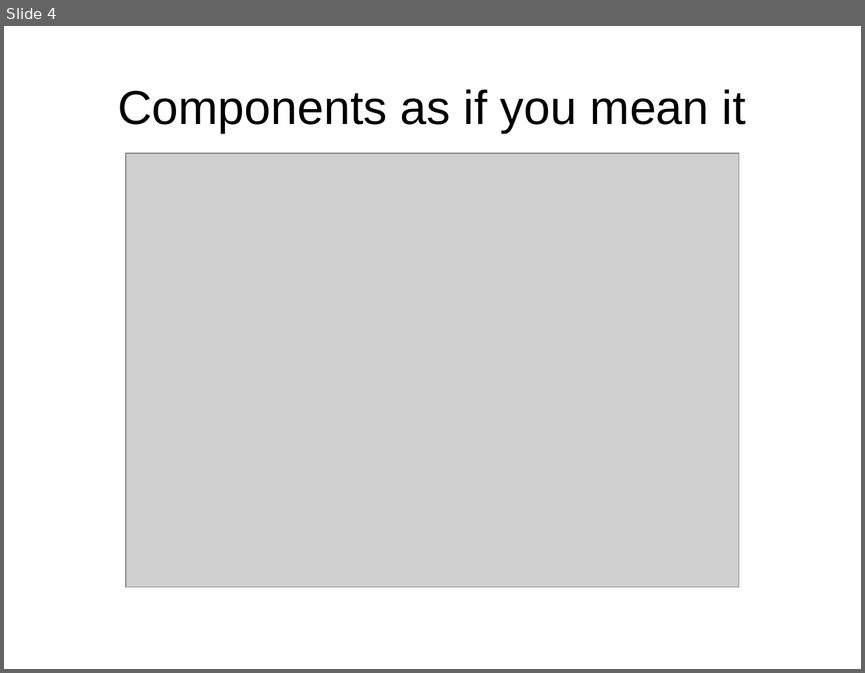
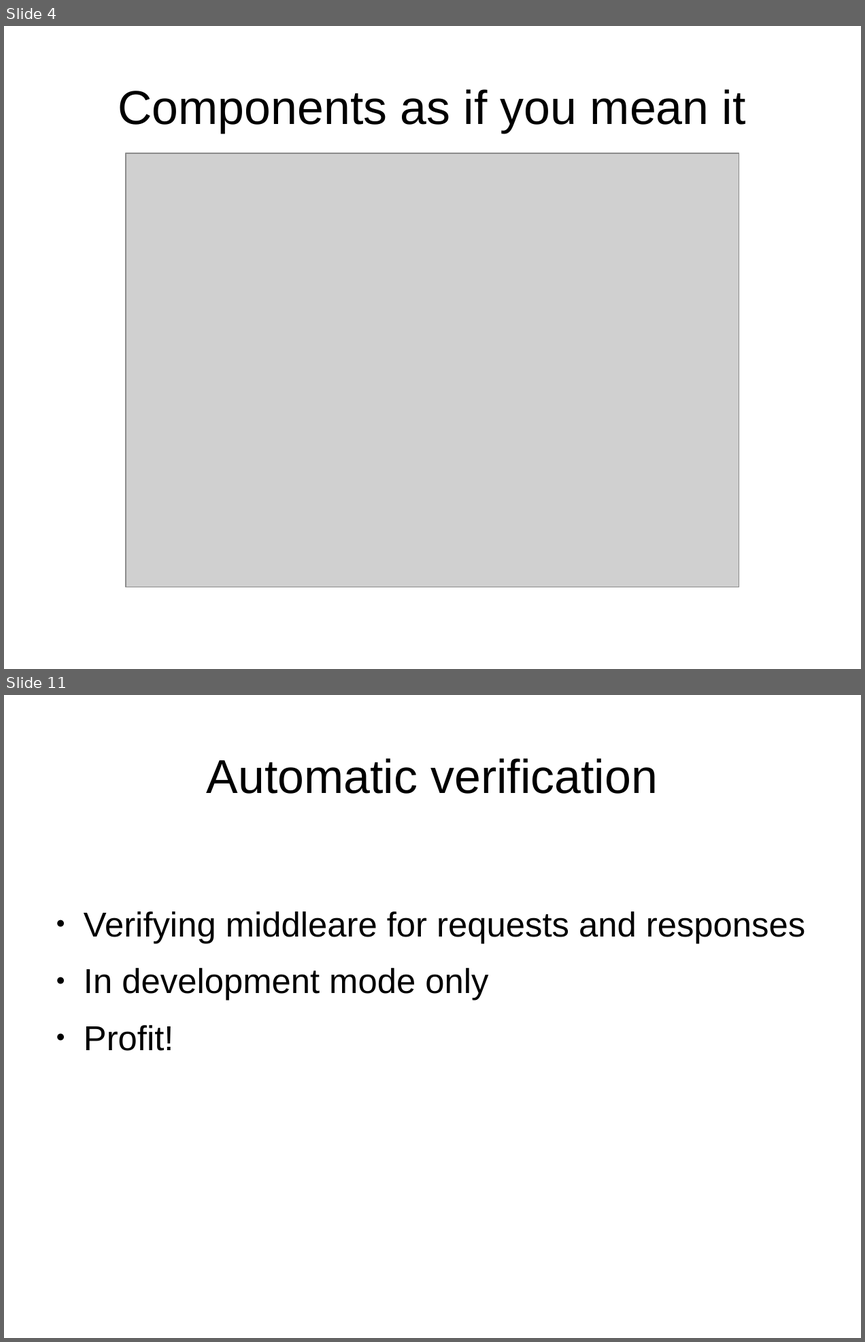
Before and after one commit to ikr/json-schema-for-http-apis, a slide deck: slides.odp. Shown one above the other, each under a label of ours: slide 4 before the commit, slides 4 and 11 after it; the slides between them are not shown. The pictures are 865x673 and 865x1342 pixels, drawn with LibreOffice and Linux fonts; fonts in the diff are those of the drawing; grey boxes stand for pictures. Boxes give left, top, right and bottom in pixels: in the first picture for what was removed or moved away, otherwise in the second. Text is boxed around its words. In the diff, an @@ line names an element or a change of style, - is before the commit and + after.

```diff
--- a/slides.odp
+++ b/slides.odp
@@ slide 11 added at [4,695,861,1338], background #FFFFFF @@
@@ title added at [207,758,657,794], 44 pt, text #000000 @@
+Automatic verification
@@ text added at [84,911,805,1051], 32 pt, text #000000 @@
+● Verifying middleare for requests and responses
+● In development mode only
+● Profit!
```
Also in this commit, not shown: 6 other slides added, 1 other file.
